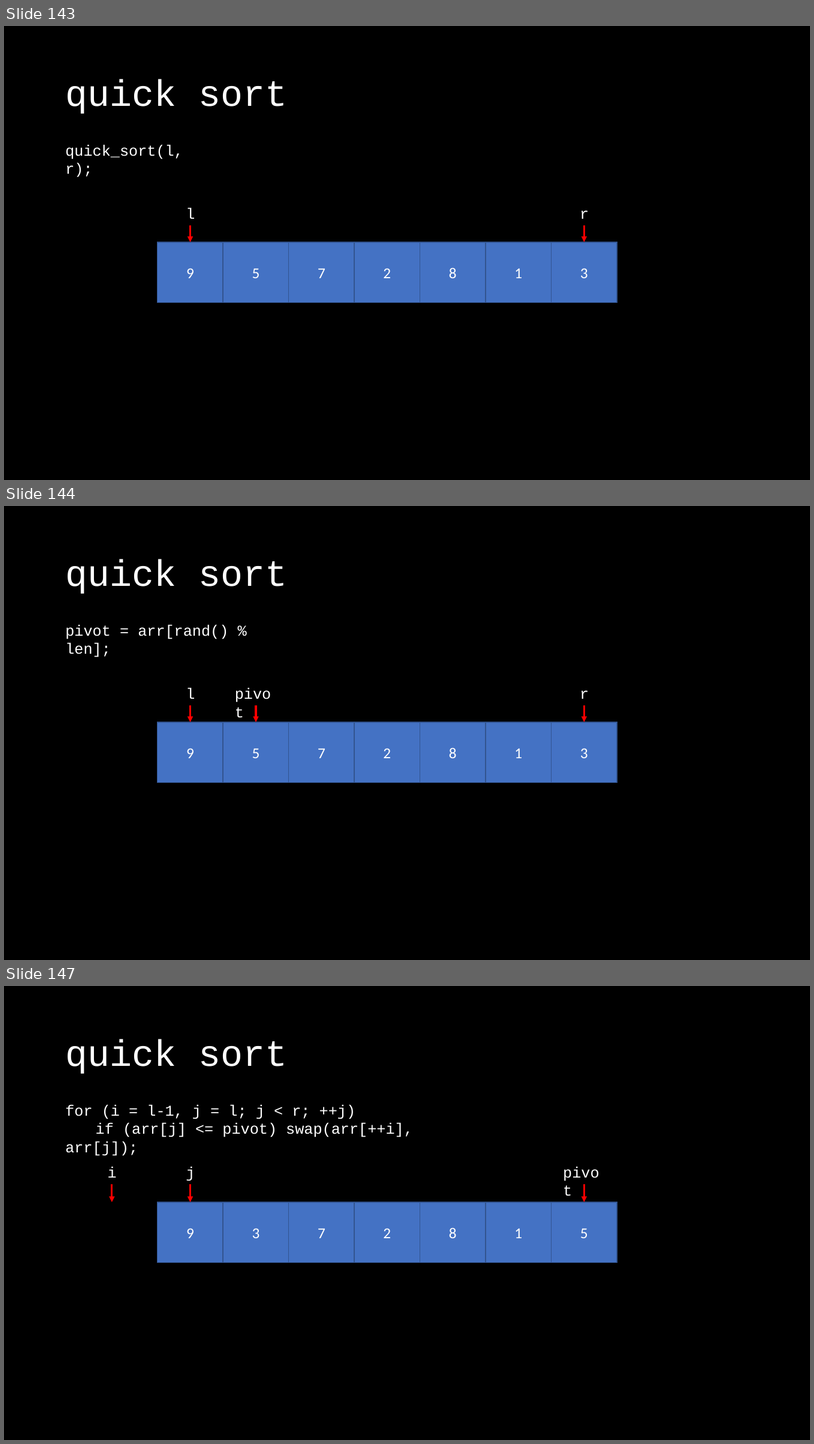
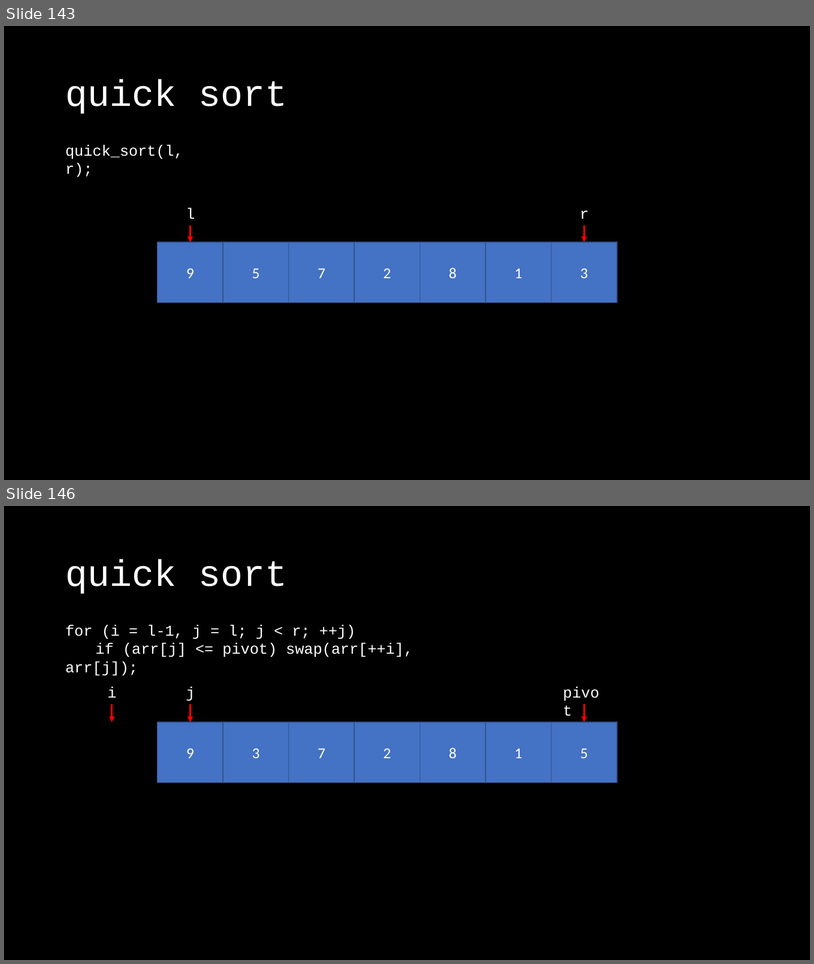
Before and after one commit to OEmiliatanO/those_c_prog_didnt_teach, a slide deck: Ch4/Ch4-algorithm.pptx. Shown one above the other, each under a label of ours: slides 143, 144 and 147 before the commit, slides 143 and 146 after it; the slides between them are not shown. The pictures are 814x1444 and 814x964 pixels, drawn with LibreOffice and Linux fonts; fonts in the diff are those of the drawing. Boxes give left, top, right and bottom in pixels: in the first picture for what was removed or moved away, otherwise in the second. Text is boxed around its words. In the diff, an @@ line names an element or a change of style, - is before the commit and + after.

```diff
--- a/Ch4/Ch4-algorithm.pptx
+++ b/Ch4/Ch4-algorithm.pptx
@@ slide 144 removed at (x1=4, y1=506, x2=810, y2=960), background #000000 @@
@@ title removed at (x1=65, y1=559, x2=287, y2=594) @@
-quick sort
@@ text removed at (x1=65, y1=625, x2=228, y2=657) @@
-pivot = arr[rand() % len];
@@ text removed at (x1=229, y1=681, x2=283, y2=705) @@
-pivot
@@ text removed at (x1=186, y1=688, x2=195, y2=699) @@
-l
@@ text removed at (x1=580, y1=690, x2=589, y2=699) @@
-r
@@ arrow removed from (191, 706) to (191, 722) @@
@@ arrow removed from (256, 706) to (256, 722) @@
@@ arrow removed from (585, 706) to (585, 722) @@
@@ rectangle removed at (x1=158, y1=722, x2=224, y2=783) @@
-9
@@ rectangle removed at (x1=223, y1=722, x2=289, y2=783) @@
-5
@@ rectangle removed at (x1=289, y1=722, x2=355, y2=783) @@
-7
@@ rectangle removed at (x1=355, y1=722, x2=421, y2=783) @@
-2
@@ rectangle removed at (x1=420, y1=722, x2=486, y2=783) @@
-8
@@ rectangle removed at (x1=486, y1=722, x2=552, y2=783) @@
-1
@@ rectangle removed at (x1=551, y1=722, x2=617, y2=783) @@
-3
@@ what was slide 147 is now slide 146 @@
```
Also in this commit, not shown: 2 slides changed.
